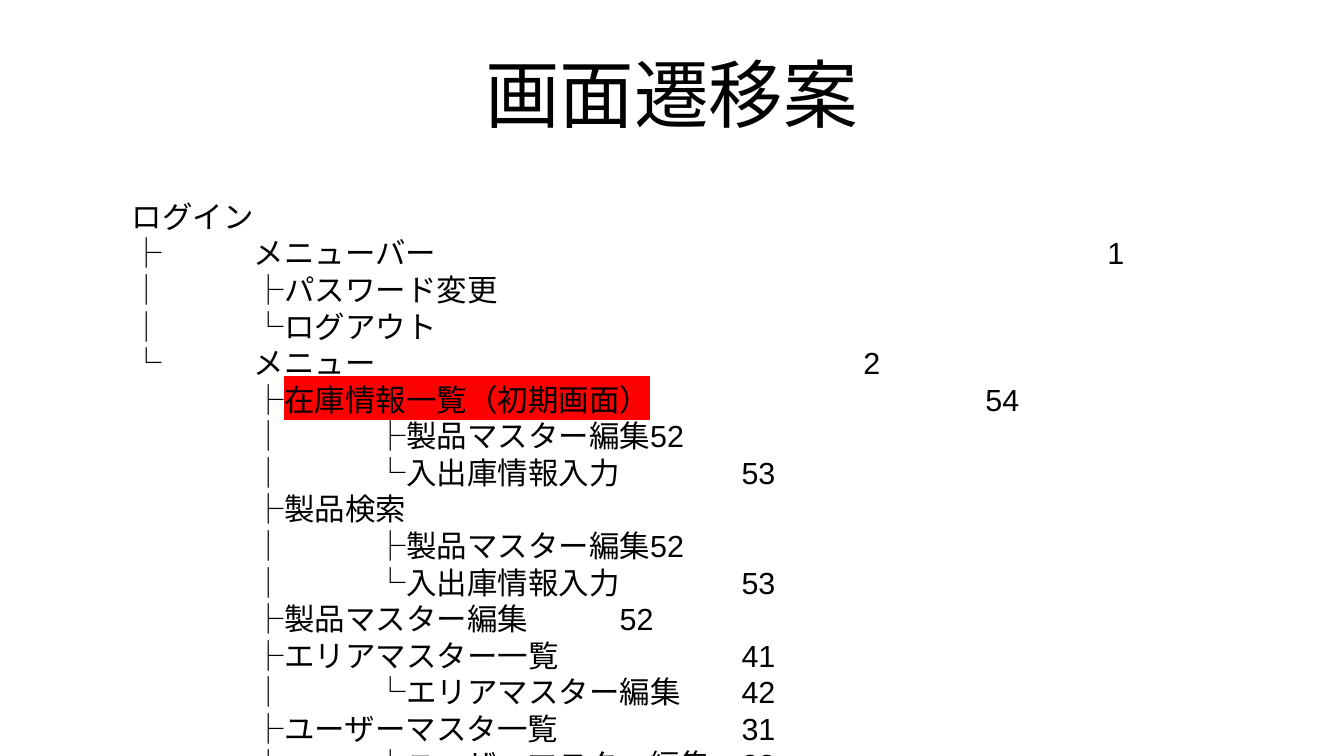
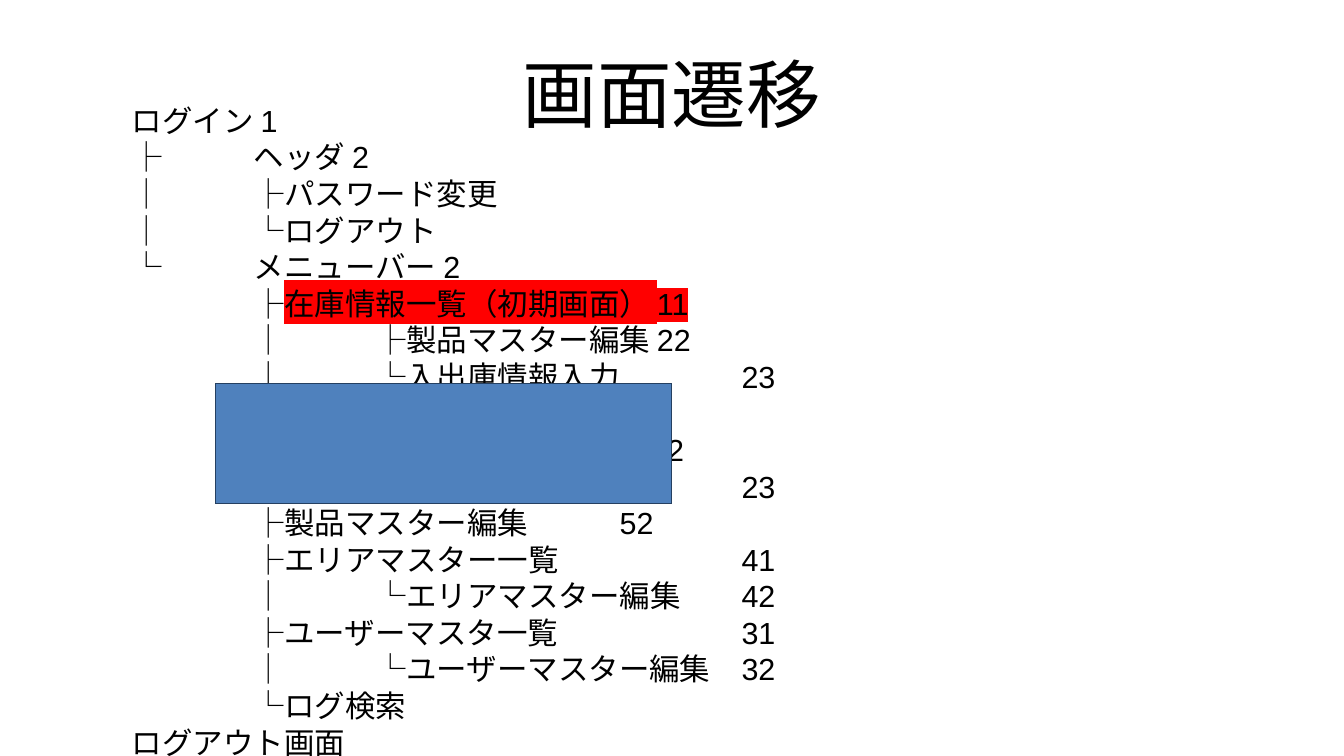
Before and after one commit to roja1988/88_WorkProduct, a slide deck: slide 6 of document/制作物_案.pptx. Drawn at 1344x756 pixels with LibreOffice and Linux fonts; fonts in the diff are those of the drawing. Boxes give left, top, right and bottom in pixels: in the first picture for what was removed or moved away, otherwise in the second. Text is boxed around its words. In the diff, an @@ line names an element or a change of style, - is before the commit and + after.

Commit message:
各画面の機能を洗い出し

```diff
--- a/document/制作物_案.pptx
+++ b/document/制作物_案.pptx
@@ title at (523,59,821,128): text changed @@
-画面遷移案
+画面遷移
@@ text "ログイン 1": place and size @@
-text "ログイン 1" at (132,202,776,744)
+text "ログイン 1" at (132,106,711,756)
@@ text at (132,106,369,170): text changed @@
-ログイン
-├ メニューバー 1
+ログイン 1
+├ ヘッダ 2
@@ text at (254,253,691,506): text changed @@
-└ メニュー 2
-├在庫情報一覧（初期画面） 54
-│ ├製品マスター編集52
-│ └入出庫情報入力 53
-├製品検索
-│ ├製品マスター編集52
-│ └入出庫情報入力 53
+└ メニューバー 2
+├在庫情報一覧（初期画面） 11
+│ ├製品マスター編集 22
+│ └入出庫情報入力 23
+├製品検索 21
+│ ├製品マスター編集22
+│ └入出庫情報入力 23
@@ rectangle added at (216,384,672,504), fill #4F81BD, outline #254061 0 pt @@
@@ text at (132,728,345,756): paragraph added @@
+ログアウト画面
```
Also in this commit, not shown: 3 other slides changed, 2 other files.
